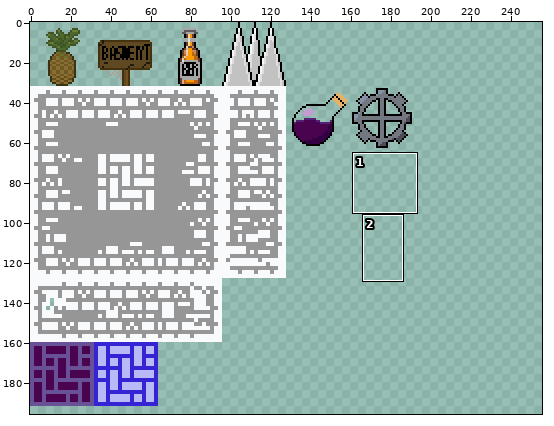
Sprite sheet -- assets/Tiles.png. The picture above shows the old version from afar; the outline marks the close-up.
Close-up. As it was:
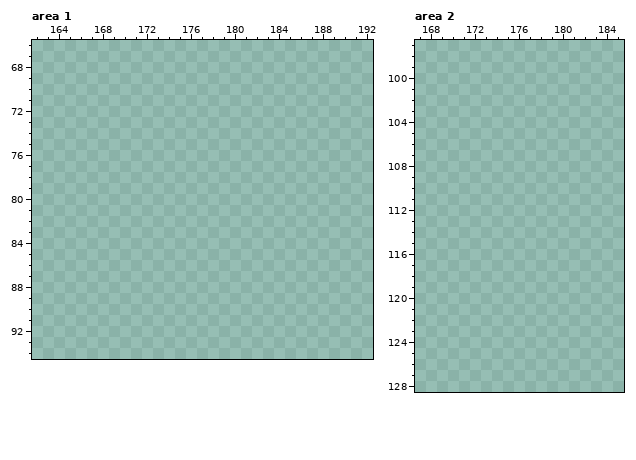
The file is 256x256 pixels. Colours within 5 levels of each other are drawn and written as one. Shown: area 1: x 162..192, y 66..94; area 2: x 167..185, y 97..128. The wide view leaves out empty margins. The commit also changed other parts of the picture, which this record leaves out.
And afterwards:
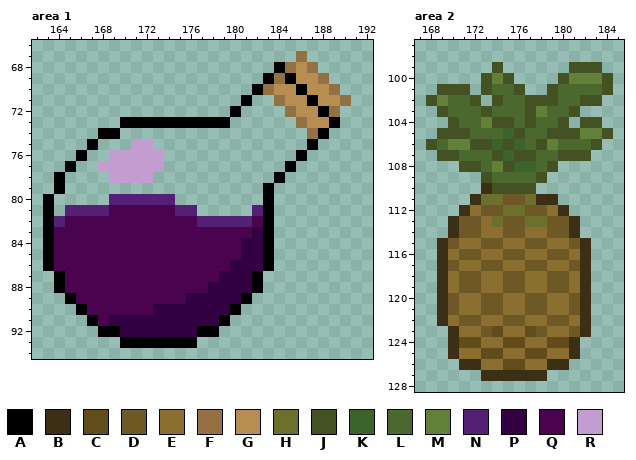
Palette (. is transparent): A #000000  B #3b2f15  C #634c1b  D #6e5826  E #8a6f30  F #947143  G #b88d51  H #6d6f2c  J #445223  K #3d632d  L #4b692f  M #638039  N #542075  P #330042  Q #49034f  R #c39dcf
Edits made:
Area 1:
y 67: x 186 . -> F
y 68: x 184..187 .... -> AFGF
y 69: x 183..188 ...... -> AFAGGF
y 70: x 182..189 ........ -> AFGGAGGF
y 71: x 181 . -> A; x 184..190 ....... -> FGGAGGF
y 72: x 180 . -> A; x 185..189 ..... -> FGGAF
y 73: x 170..179 .......... -> AAAAAAAAAA; x 186..189 .... -> FGGA
y 74: x 168..169 .. -> AA; x 187..188 .. -> FA
y 75: x 167 . -> A; x 171..172 .. -> RR; x 187 . -> A
y 76: x 166 . -> A; x 169..173 ..... -> RRRRR; x 186 . -> A
y 77: x 165 . -> A; x 168..173 ...... -> RRRRRR; x 185 . -> A
y 78: x 164 . -> A; x 169..172 .... -> RRRR; x 184 . -> A
y 79: x 164 . -> A; x 183 . -> A
y 80: x 163 . -> A; x 169..174 ...... -> NNNNNN; x 183 . -> A
y 81: x 163 . -> A; x 165..176 ............ -> NNNNQQQQQQNN; x 182..183 .. -> NA
y 82: x 163..183 ..................... -> ANQQQQQQQQQQQQNNNNNQA
y 83: x 163..183 ..................... -> AQQQQQQQQQQQQQQQQQQPA
y 84..85: x 163..183 ..................... -> AQQQQQQQQQQQQQQQQQPPA
y 86: x 163..183 ..................... -> AQQQQQQQQQQQQQQQQPPPA
y 87: x 164..182 ................... -> AQQQQQQQQQQQQQQPPPA
y 88: x 164..182 ................... -> AQQQQQQQQQQQQQPPPPA
y 89: x 165..181 ................. -> AQQQQQQQQQQPPPPPA
y 90: x 166..180 ............... -> AQQQQQQPPPPPPPA
y 91: x 167..179 ............. -> AQPPPPPPPPPPA
y 92: x 168..178 ........... -> AAPPPPPPPAA
y 93: x 170..176 ....... -> AAAAAAA
Area 2:
y 99: x 174 . -> J; x 181..183 ... -> JJJ
y 100: x 173..175 ... -> JMJ; x 180..184 ..... -> JMMMJ
y 101: x 169..171 ... -> JJJ; x 173..176 .... -> JLLJ; x 179..184 ...... -> JLLLLJ
y 102: x 168..172 ..... -> JMLLJ; x 174..183 .......... -> JLLJJJLLJJ
y 103: x 169..181 ............. -> JLLLJLLLJMLLJ
y 104: x 170..180 ........... -> JLLMJJLJLLJ; x 182..183 .. -> JJ
y 105: x 169..184 ................ -> JJJLLLKJLLJJJMMJ
y 106: x 168..183 ................ -> JLMMJJKJKLJMLLLJ
y 107: x 169..182 .............. -> JJLLLJKJJLLJJJ
y 108: x 171..179 ......... -> JJLMJKKLJ
y 109: x 173..178 ...... -> JLLLLJ
y 110: x 173..177 ..... -> BJJJJ
y 111: x 172..179 ........ -> BHHDDHBB
y 112: x 171..180 .......... -> BEDDHHDDEB
y 113: x 170..181 ............ -> BDDEHDDHHDDB
y 114: x 170..181 ............ -> BDDEEDDEEDDB
y 115: x 169..182 .............. -> BDEEDDEEDDEEDB
y 116: x 169..182 .............. -> BEDDEEDDEEDDEB
y 117: x 169..182 .............. -> BDEEDDEEDDEEDB
y 118..119: x 169..182 .............. -> BEDDEEDDEEDDEB
y 120..121: x 169..182 .............. -> BDEEDDEEDDEEDB
y 122: x 169..182 .............. -> BEDDEEDDEEDDEB
y 123: x 170..182 ............. -> BEEDCEECDEEDB
y 124: x 170..181 ............ -> BCCEECCEECCB
y 125: x 170..181 ............ -> BEECCEECCEEB
y 126: x 171..180 .......... -> BBEECCEEBB
y 127: x 173..178 ...... -> BBBBBB
Pixel boxes of the changes (left, top, right, bottom) in both close-ups:
added: (43, 51, 351, 348)
added: (426, 62, 613, 381)
